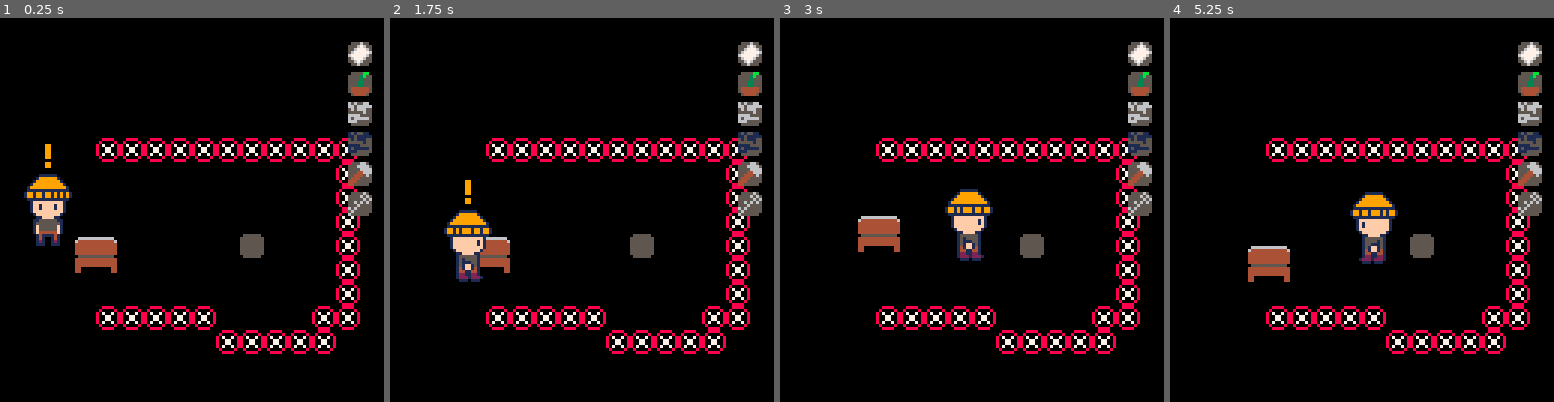
Above: before the commit, frames 1-4 (left to right).
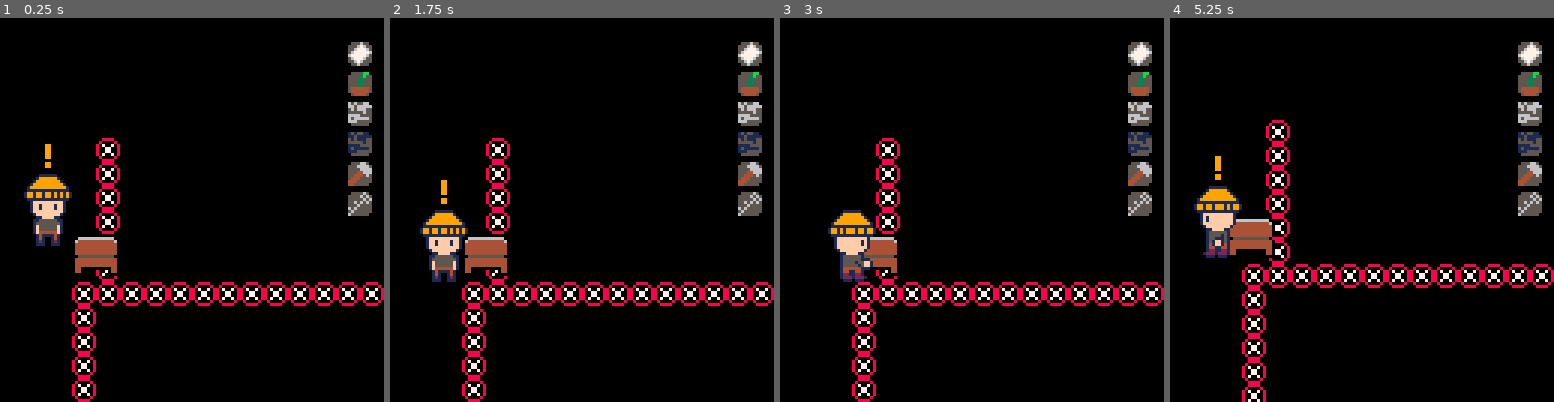
Above: after the commit, the same moments.

Repository: PaoloPortugal/one-last-visit
Game: PICO-8 cartridge mini-jam.p8
The game is run twice, just before and just after one commit, with the same random seed, the same clock (stepped at 60 frames per second) and the same inputs.
Inputs:
- Up to frame 1 (0.25 s): no input
- Up to frame 2 (1.75 s): tap O (Z key) at 0.7, 1.7 s; hold Right from 1.6 s (still down)
- Up to frame 3 (3 s): release Right at 2.1 s; tap O (Z key) at 2.1, 2.5, 2.9 s; hold Up 2.15-2.42 s; hold Right from 2.47 s (still down)
- Up to frame 4 (5.25 s): release Right at 3.03 s; hold Left 3.08-3.58 s; tap O (Z key) every 0.4 s from 3.3 to 4.9 s; hold Down 3.63-3.97 s; hold Right 4.02-4.68 s; hold Up 4.73-5.03 s; hold Left from 5.08 s (still down)

The runs differ from the first frame. In frame 1, 8.1% of the frame differs, in the area x 18-100%, y 31-100%; in frame 2, 11%; in frame 3, 12%; in frame 4, 13%, in the area x 6-100%, y 26-100%.

Commit message:
Update mini-jam.p8

Diff:
--- a/mini-jam.p8
+++ b/mini-jam.p8
@@ -98,39 +98,89 @@
 
 
 
+…(50 lines of a section not shown)…
 __gff__
 0000000000000000000000000000000001000000000000000000000000000000000000000000000000000000000000000000000000000000000000000000000000000000000000000000000000000000000000000000000000000000000000000000000000000000000000000000000000000000000000000000000000000000
 0000000000000000000000000000000000000000000000000000000000000000000000000000000000000000000000000000000000000000000000000000000000000000000000000000000000000000000000000000000000000000000000000000000000000000000000000000000000000000000000000000000000000000
 __map__
-0000000000101010101010101010101000000000000000000000000000000000000000000000000000000000000000000000000000000000000000000000000000000000000000000000000000000000000000000000000000000000000000000000000000000000000000000000000000000000000000000000000000000000
-0000000000000000000000000000001000000000000000000000000000000000000000000000000000000000000000000000000000000000000000000000000000000000000000000000000000000000000000000000000000000000000000000000000000000000000000000000000000000000000000000000000000000000
-0000000000000000000000000000001000000000000000000000000000000000000000000000000000000000000000000000000000000000000000000000000000000000000000000000000000000000000000000000000000000000000000000000000000000000000000000000000000000000000000000000000000000000
-0000000000000000000000000000001000000000000000000000000000000000000000000000000000000000000000000000000000000000000000000000000000000000000000000000000000000000000000000000000000000000000000000000000000000000000000000000000000000000000000000000000000000000
-0000000000000000000000300000001000000000000000000000000000000000000000000000000000000000000000000000000000000000000000000000000000000000000000000000000000000000000000000000000000000000000000000000000000000000000000000000000000000000000000000000000000000000
-0000000000000000000000000000001000000000000000000000000000000000000000000000000000000000000000000000000000000000000000000000000000000000000000000000000000000000000000000000000000000000000000000000000000000000000000000000000000000000000000000000000000000000
-0000000000000000000000000000001000000000000000000000000000000000000000000000000000000000000000000000000000000000000000000000000000000000000000000000000000000000000000000000000000000000000000000000000000000000000000000000000000000000000000000000000000000000
-0000000000101010101000000000101000000000000000000000000000000000000000000000000000000000000000000000000000000000000000000000000000000000000000000000000000000000000000000000000000000000000000000000000000000000000000000000000000000000000000000000000000000000
-0000000000000000000010101010100000000000000000000000000000000000000000000000000000000000000000000000000000000000000000000000000000000000000000000000000000000000000000000000000000000000000000000000000000000000000000000000000000000000000000000000000000000000
-0000000000000000000000000000000000000000000000000000000000000000000000000000000000000000000000000000000000000000000000000000000000000000000000000000000000000000000000000000000000000000000000000000000000000000000000000000000000000000000000000000000000000000
-0000000000000000000000000000000000000000000000000000000000000000000000000000000000000000000000000000000000000000000000000000000000000000000000000000000000000000000000000000000000000000000000000000000000000000000000000000000000000000000000000000000000000000
-0000000000000000000000000000000000000000000000000000000000000000000000000000000000000000000000000000000000000000000000000000000000000000000000000000000000000000000000000000000000000000000000000000000000000000000000000000000000000000000000000000000000000000
-0000000000000000000000000000000000000000000000000000000000000000000000000000000000000000000000000000000000000000000000000000000000000000000000000000000000000000000000000000000000000000000000000000000000000000000000000000000000000000000000000000000000000000
-0000000000000000000000000000000000000000000000000000000000000000000000000000000000000000000000000000000000000000000000000000000000000000000000000000000000000000000000000000000000000000000000000000000000000000000000000000000000000000000000000000000000000000
-0000000000000000000000000000000000000000000000000000000000000000000000000000000000000000000000000000000000000000000000000000000000000000000000000000000000000000000000000000000000000000000000000000000000000000000000000000000000000000000000000000000000000000
-0000000000000000000000000000000000000000000000000000000000000000000000000000000000000000000000000000000000000000000000000000000000000000000000000000000000000000000000000000000000000000000000000000000000000000000000000000000000000000000000000000000000000000
-0000000000000000000000000000000000000000000000000000000000000000000000000000000000000000000000000000000000000000000000000000000000000000000000000000000000000000000000000000000000000000000000000000000000000000000000000000000000000000000000000000000000000000
-0000000000000000000000000000000000000000000000000000000000000000000000000000000000000000000000000000000000000000000000000000000000000000000000000000000000000000000000000000000000000000000000000000000000000000000000000000000000000000000000000000000000000000
-0000000000000000000000000000000000000000000000000000000000000000000000000000000000000000000000000000000000000000000000000000000000000000000000000000000000000000000000000000000000000000000000000000000000000000000000000000000000000000000000000000000000000000
-0000000000000000000000000000000000000000000000000000000000000000000000000000000000000000000000000000000000000000000000000000000000000000000000000000000000000000000000000000000000000000000000000000000000000000000000000000000000000000000000000000000000000000
-0000000000000000000000000000000000000000000000000000000000000000000000000000000000000000000000000000000000000000000000000000000000000000000000000000000000000000000000000000000000000000000000000000000000000000000000000000000000000000000000000000000000000000
-0000000000000000000000000000000000000000000000000000000000000000000000000000000000000000000000000000000000000000000000000000000000000000000000000000000000000000000000000000000000000000000000000000000000000000000000000000000000000000000000000000000000000000
-0000000000000000000000000000000000000000000000000000000000000000000000000000000000000000000000000000000000000000000000000000000000000000000000000000000000000000000000000000000000000000000000000000000000000000000000000000000000000000000000000000000000000000
-0000000000000000000000000000000000000000000000000000000000000000000000000000000000000000000000000000000000000000000000000000000000000000000000000000000000000000000000000000000000000000000000000000000000000000000000000000000000000000000000000000000000000000
-0000000000000000000000000000000000000000000000000000000000000000000000000000000000000000000000000000000000000000000000000000000000000000000000000000000000000000000000000000000000000000000000000000000000000000000000000000000000000000000000000000000000000000
-0000000000000000000000000000000000000000000000000000000000000000000000000000000000000000000000000000000000000000000000000000000000000000000000000000000000000000000000000000000000000000000000000000000000000000000000000000000000000000000000000000000000000000
-0000000000000000000000000000000000000000000000000000000000000000000000000000000000000000000000000000000000000000000000000000000000000000000000000000000000000000000000000000000000000000000000000000000000000000000000000000000000000000000000000000000000000000
-0000000000000000000000000000000000000000000000000000000000000000000000000000000000000000000000000000000000000000000000000000000000000000000000000000000000000000000000000000000000000000000000000000000000000000000000000000000000000000000000000000000000000000
-0000000000000000000000000000000000000000000000000000000000000000000000000000000000000000000000000000000000000000000000000000000000000000000000000000000000000000000000000000000000000000000000000000000000000000000000000000000000000000000000000000000000000000
-0000000000000000000000000000000000000000000000000000000000000000000000000000000000000000000000000000000000000000000000000000000000000000000000000000000000000000000000000000000000000000000000000000000000000000000000000000000000000000000000000000000000000000
-0000000000000000000000000000000000000000000000000000000000000000000000000000000000000000000000000000000000000000000000000000000000000000000000000000000000000000000000000000000000000000000000000000000000000000000000000000000000000000000000000000000000000000
-1010101010101010101010101010101010101010101010101010101010101010101010101010101010101010101010101010101010101010101010101010101010101010101010101010101010101010101010101010101010101010101010101010101010101010101010101010101010101010101010101010101010101010
+0000000000100000000000000000000000000000000000000000000000000000000000000000000000000000000000000000000000000000000000001000000000000000000000000000000000000000000000000000000000000000000000000000000000000000000000000000000000000000000000000000000000000000
+0000000000100000000000000000000000000000000000000000000000000000000000000000000000000000000000000000000000000000000000001000000000000000000000000000000000000000000000000000000000000000000000000000000000000000000000000000000000000000000000000000000000000000
+0000000000100000000000000000000000000000000000000000000000000000000000000000000000000000000000000000000000000000000000001000000000000000000000000000000000000000000000000000000000000000000000000000000000000000000000000000000000000000000000000000000000000000
+0000000000100000000000000000000000000000000000000000000000000000000000000000000000000000000000000000000000000000000000001000000000000000000000000000000000000000000000000000000000000000000000000000000000000000000000000000000000000000000000000000000000000000
+0000000000100000000000000000000000000000000000000000000000000000000000000000000000000000000000000000000000000000000000001000000000000000000000000000000000000000000000000000000000000000000000000000000000000000000000000000000000000000000000000000000000000000
+0000000000100000000000000000000000000000000000000000000000000000000000000000000000000000000000000000000000000000000000001000000000000000000000000000000000000000000000000000000000000000000000000000000000000000000000000000000000000000000000000000000000000000
+0000000010101010101010101010101010101010101010101010101010101010101010101010101010101010101010101010101010101010101010101000000000000000000000000000000000000000000000000000000000000000000000000000000000000000000000000000000000000000000000000000000000000000
+0000000010000000000000000000000000000000100000000000000000000000000000000000000000000000100000000000000000000000000000101000000000000000000000000000000000000000000000000000000000000000000000000000000000000000000000000000000000000000000000000000000000000000
+0000000010000000000000000000000000000000100000000000000000000000000000000000000000000000100000000000000000000000000000101000000000000000000000000000000000000000000000000000000000000000000000000000000000000000000000000000000000000000000000000000000000000000
+0000000010000000000000000000000000000000100000000000000000000000000000000000000000000000100000000000000000000000000000101000000000000000000000000000000000000000000000000000000000000000000000000000000000000000000000000000000000000000000000000000000000000000
+0000000010000000000000000000000000000000100000000000000000000000000000000000000000000000100000000000000000000000000000101000000000000000000000000000000000000000000000000000000000000000000000000000000000000000000000000000000000000000000000000000000000000000
+0000000010000000000000000000000000000000100000000000000000000000000000000000000000000000100000000000000000000000000000101000000000000000000000000000000000000000000000000000000000000000000000000000000000000000000000000000000000000000000000000000000000000000
+0000000010000000000000000000000000000000100000000000000000000000000000000000000000000000100000000000000000000000000000101000000000000000000000000000000000000000000000000000000000000000000000000000000000000000000000000000000000000000000000000000000000000000
+0000000010000000000000000000000000000000100000000000000000000000000000000000000000000000100000000000000000000000000000101000000000000000000000000000000000000000000000000000000000000000000000000000000000000000000000000000000000000000000000000000000000000000
+0000000010000000000000000000000000000000100000000000000000000000000000000000000000000000100000000000000000000000000000101000000000000000000000000000000000000000000000000000000000000000000000000000000000000000000000000000000000000000000000000000000000000000
+0000000010101010101010101010000010101010100000000000000000000000000000000000000000000000100000000000000000000000000000101000000000000000000000000000000000000000000000000000000000000000000000000000000000000000000000000000000000000000000000000000000000000000
+0000000000000000000000000010000010000000100000000000000000000000000000000000000000000000100000101010101010101010101010101000000000000000000000000000000000000000000000000000000000000000000000000000000000000000000000000000000000000000000000000000000000000000
+0000000000000000000000000010000010000000100000000000000000000000000000000000000000000000100000100000000000000000000000101000000000000000000000000000000000000000000000000000000000000000000000000000000000000000000000000000000000000000000000000000000000000000
+0000000000000000000000000010000010101010101010101010000000000000000000000000000000000000100000100000000000000000000000101000000000000000000000000000000000000000000000000000000000000000000000000000000000000000000000000000000000000000000000000000000000000000
+0000000000000000000000000010000010000000000000000010000000000000000000000000000000000000100000100000000000000000000000101000000000000000000000000000000000000000000000000000000000000000000000000000000000000000000000000000000000000000000000000000000000000000
+0000000000000000000000000010000010000000000000000010000000000000000000000000000000000000100000100000000000000000000000101000000000000000000000000000000000000000000000000000000000000000000000000000000000000000000000000000000000000000000000000000000000000000
+0000000000000000000000000010000010000000000000000010000000000000000000000000000000000000100000100000000000000000000000101000000000000000000000000000000000000000000000000000000000000000000000000000000000000000000000000000000000000000000000000000000000000000
+0000000000000000000000000010000010000000000000000010101010101010101010100000101010101010100000101010101010101010101010101000000000000000000000000000000000000000000000000000000000000000000000000000000000000000000000000000000000000000000000000000000000000000
+0000000000000000000000000010000010000000000000000000000000000000000000100000100010000000000000000000000000000000000000101000000000000000000000000000000000000000000000000000000000000000000000000000000000000000000000000000000000000000000000000000000000000000
+1010101010101010101010101010000010101010101010101010000000000000000000100000100010000000000000000000000000000000000000101000000000000000000000000000000000000000000000000000000000000000000000000000000000000000000000000000000000000000000000000000000000000000
+1000000000000000000000000000000000000000000000000010000000000000000000100000100010000000000000000000000000000000000000101000000000000000000000000000000000000000000000000000000000000000000000000000000000000000000000000000000000000000000000000000000000000000
+1000000000000000000000000000000000000000000000000010000000000000000000100000100010000000000000000000000000000000000000101000000000000000000000000000000000000000000000000000000000000000000000000000000000000000000000000000000000000000000000000000000000000000
+1000000000000000000000000000000000000000000000000010000000000000000000100000100010000000000000000000000000000000000000101000000000000000000000000000000000000000000000000000000000000000000000000000000000000000000000000000000000000000000000000000000000000000
+1000000000000000000000000000000000000000000000000010101010101010101010100000101010000000000000000000000000000000000000101000000000000000000000000000000000000000000000000000000000000000000000000000000000000000000000000000000000000000000000000000000000000000
+1000000000000000000000000000000000000000000000000000000000000000000000000000000000000000000000000000000000000000000000101000000000000000000000000000000000000000000000000000000000000000000000000000000000000000000000000000000000000000000000000000000000000000
+1000000000000000000000000000000000000000000000000000000000000000000000000000000000000000000000000000000000000000000000101000000000000000000000000000000000000000000000000000000000000000000000000000000000000000000000000000000000000000000000000000000000000000
+1000000000000000000000000000000000000000000000000010000000000000000000000000000010000000000000000000000000000000000000101000000000000000000000000000000000000000000000000010101010101010101010101010101010101010101010101010101010101010101010101010101010101010
Not shown, changed: 64 lines of the sprite sheet (__gfx__) section of mini-jam.p8
